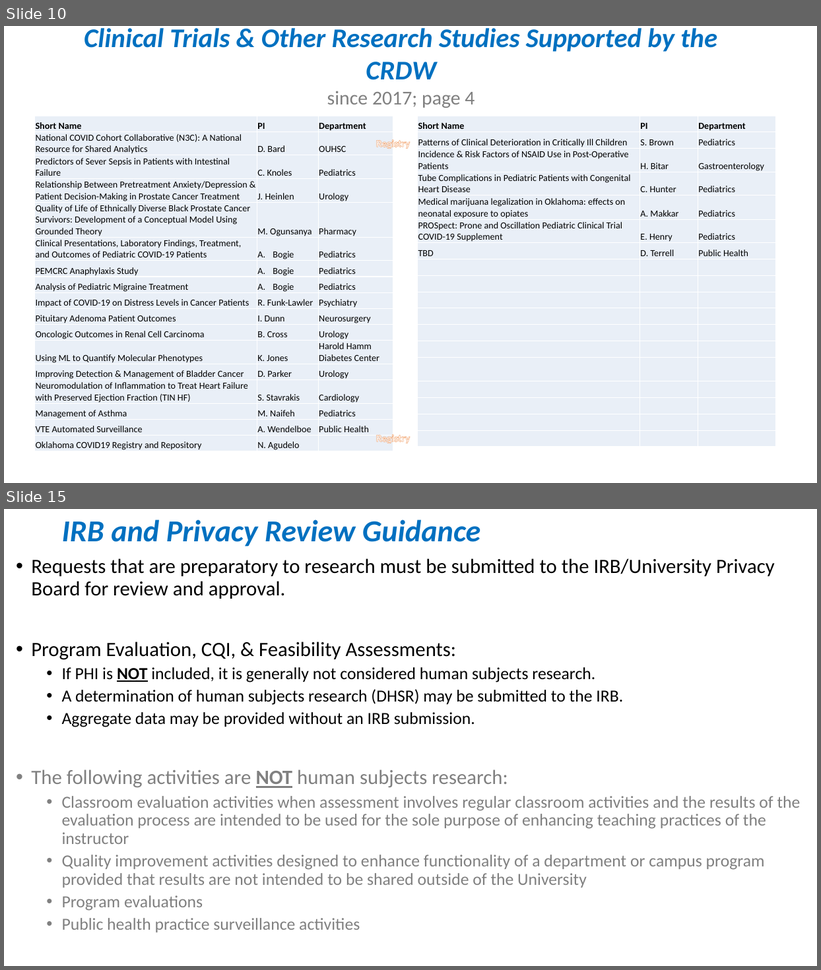
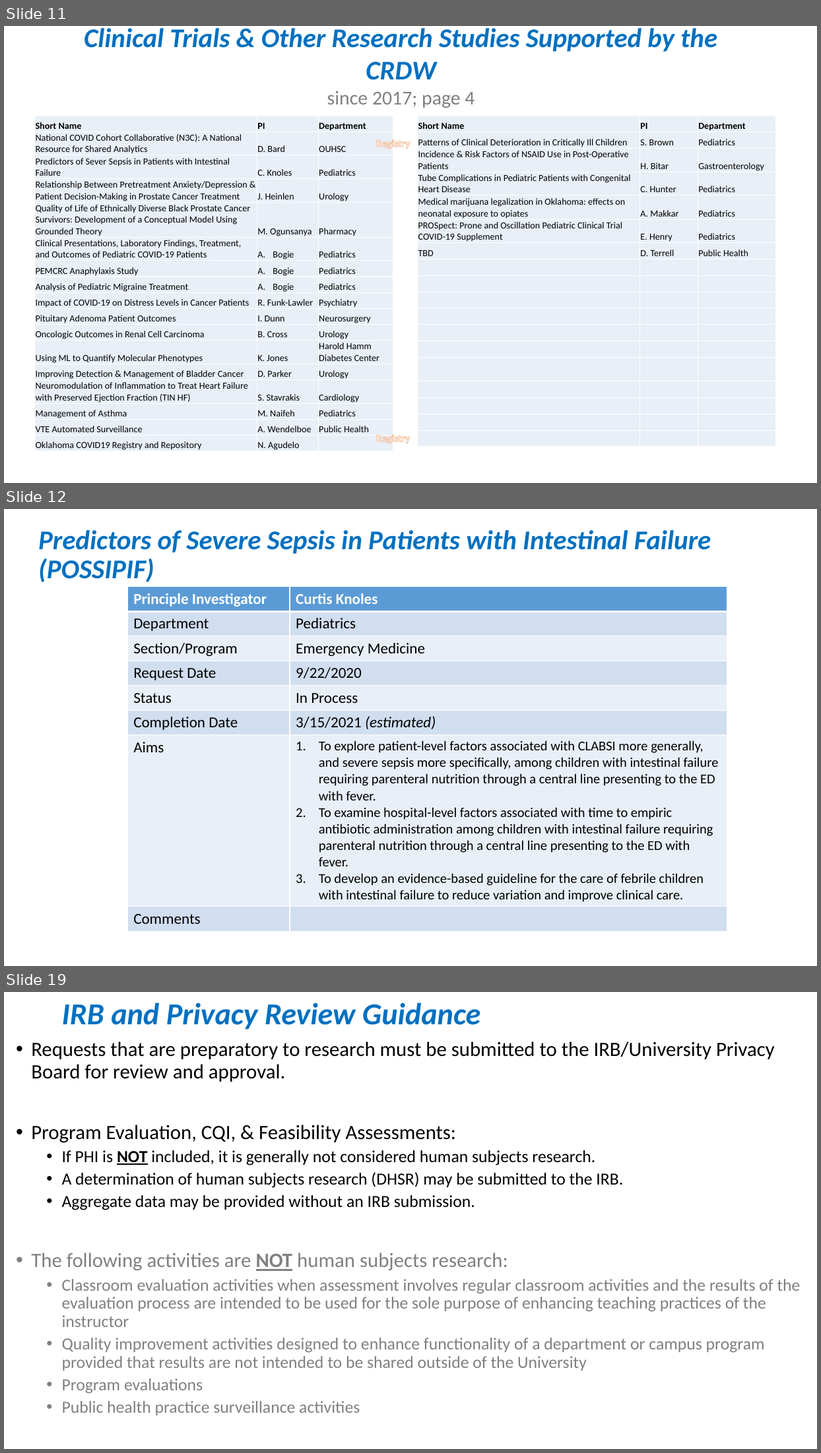
Before and after one commit to OuhscBbmc/prairie-outpost-public, a slide deck: publications/presentation-2021-02-aac/crdw-2021-02.pptx. Shown one above the other, each under a label of ours: slides 10 and 15 before the commit, slides 11, 12 and 19 after it; the slides between them are not shown. The pictures are 821x970 and 821x1453 pixels, drawn with LibreOffice and Linux fonts; fonts in the diff are those of the drawing. Boxes give left, top, right and bottom in pixels: in the first picture for what was removed or moved away, otherwise in the second. Text is boxed around its words. In the diff, an @@ line names an element or a change of style, - is before the commit and + after.

```diff
--- a/publications/presentation-2021-02-aac/crdw-2021-02.pptx
+++ b/publications/presentation-2021-02-aac/crdw-2021-02.pptx
@@ slide 12 added at bbox=[4, 509, 817, 966], background #FFFFFF @@
@@ title added at bbox=[38, 530, 711, 582], 32 pt, text #0070C0, bold, italic @@
+Predictors of Severe Sepsis in Patients with Intestinal Failure (POSSIPIF)
@@ table added at bbox=[127, 586, 727, 929], 8 rows, 2 columns @@
+Principle Investigator | Curtis Knoles
+Department | Pediatrics
+Section/Program | Emergency Medicine
+Request Date | 9/22/2020
+Status | In Process
+Completion Date | 3/15/2021 (estimated)
+Aims | To explore patient-level factors associated with CLABSI more generally, and severe sepsis more specifically, among children with intestinal failure requiring parenteral nutrition through a central line presenting to the ED with fever. / To examine hospital-level factors associated with time to empiric antibiotic administration among children with intestinal failure requiring parenteral nutrition through a central line presenting to the ED with fever. / To develop an evidence-based guideline for the care of febrile children with intestinal failure to reduce variation and improve clinical care.
+Comments | 
@@ what was slide 10 is now slide 11 @@
@@ what was slide 15 is now slide 19 @@
```
Also in this commit, not shown: 2 slides changed, 5 other slides added, 2 slides removed.
